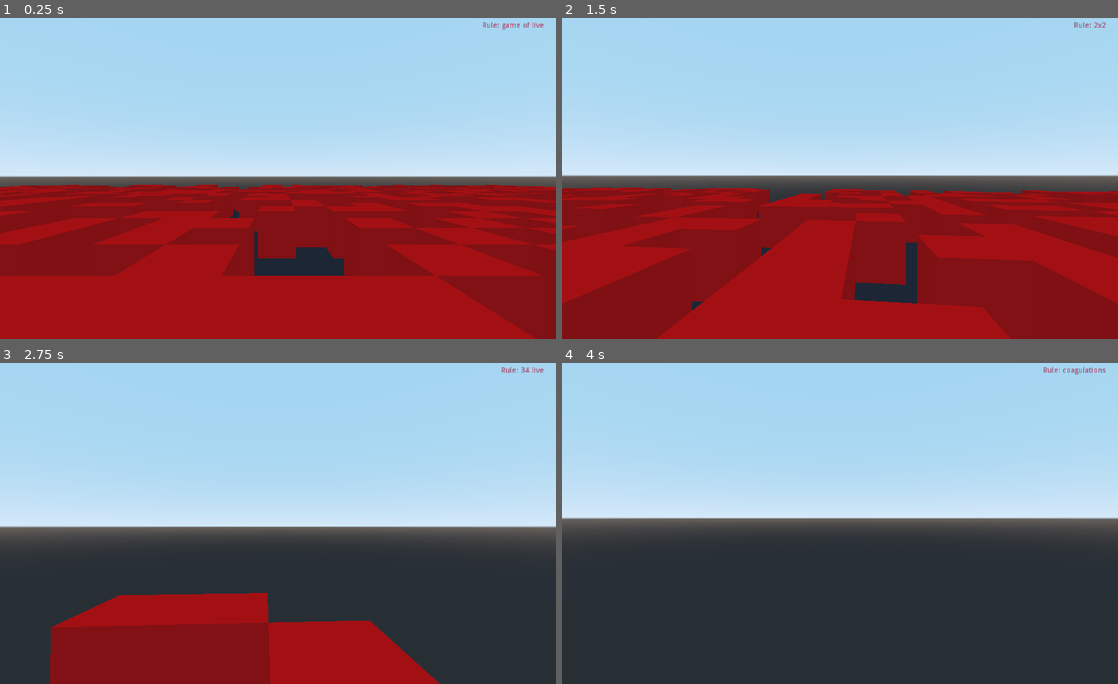
Above: before the commit, frames 1-4 (two rows, left to right).
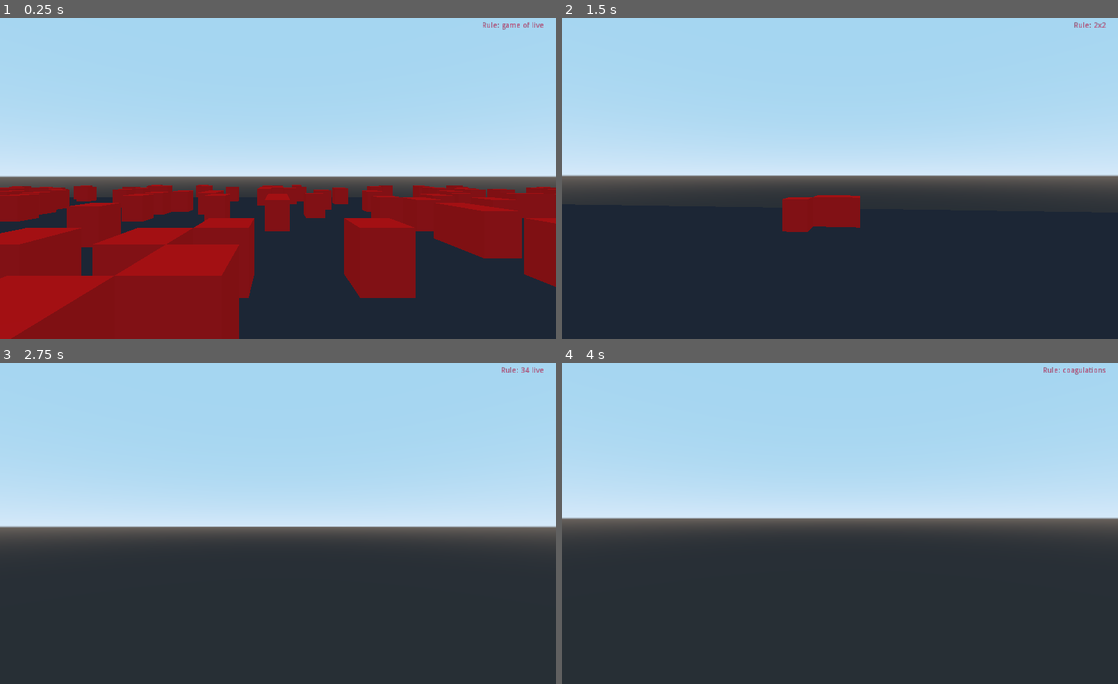
Above: after the commit, the same moments.

Repository: tdworowy/cellular_automata_the_game
Game: Godot game, scene res://main.tscn
Same seed, same stepped clock (60 frames per second), same inputs: the game is played once before the commit and once after it.
Inputs (mouse positions are in pixels of both pictures, inside the frame that each line leads up to):
- Up to frame 1 (0.25 s): no input
- Up to frame 2 (1.5 s): tap Enter at 0.5 s; move the mouse to (867, 175) at 0.52 s; hold 1 (game_of_live) 0.53-1.28 s; hold W (forward) from 0.53 s (still down); move the mouse to (812, 178) at 1.27 s; tap 4 (2x2) at 1.35 s
- Up to frame 3 (2.75 s): keep holding W (forward); tap 1 (game_of_live) at 1.55, 2.3 s; move the mouse to (289, 517) at 2.02 s; hold 5 (34_live) from 2.03 s (still down)
- Up to frame 4 (4 s): keep holding W (forward); move the mouse to (834, 526) at 2.77 s; release 5 (34_live) at 2.78 s; tap 3 (amoeba) at 2.85 s; tap 1 (game_of_live) at 3.05, 3.8 s; tap Space (up) at 3.5 s; move the mouse to (878, 526) at 3.52 s; hold 6 (coagulations) from 3.53 s (still down)

The runs differ from the first frame. In frame 1, 27% of the frame differs, in the area x 0-100%, y 51-100%; in frame 2, 44%, in the area x 0-100%, y 52-100%; in frame 3, 15%; in frame 4, nothing differs.

Commit message:
update

Diff:
--- a/scripts/Player.gd
+++ b/scripts/Player.gd
@@ -36,7 +36,7 @@
 	var right = global_transform.basis.x;
 	var up = global_transform.basis.y;
 
-	var relativeDirection = (forward * input.y + right*input.x + input.z * up);
+	var relativeDirection = (forward * input.y + right * input.x + input.z * up);
 	velocity.x = relativeDirection.x * moveSpeed
 	velocity.z = relativeDirection.z * moveSpeed
 	velocity.y = relativeDirection.y * moveSpeed
--- a/scripts/main.gd
+++ b/scripts/main.gd
@@ -71,23 +71,7 @@
 		x = floor_scale_x
 		z = z - (scale_z * 2)
 
-func _ready():
-	rule = cellular_automata.get_game_of_live_rules()
-	current_rule.set_text("Rule: game of live")
-	material = SpatialMaterial.new()
-	material.albedo_color = red
-
-	floor_scale_x = $floor.scale.x
-	floor_scale_z = $floor.scale.z
-
-	grid_x = floor_scale_x/scale_x
-	grid_z = floor_scale_z/scale_z
-
-	grid = cellular_automata.generate_grid(grid_x, grid_z, 0.4)
-	generate_boxes(grid, floor_scale_x, floor_scale_z, material)
-	set_visibility(grid, floor_scale_x, floor_scale_z)
-
-func _process(delta):
+func check_rules_imput():
 	if Input.is_action_pressed("game_of_live"):
 		current_rule.set_text("Rule: game of live")
 		rule = cellular_automata.get_game_of_live_rules()
@@ -120,6 +104,26 @@
 		current_rule.set_text("Rule: walled cities")
 		rule = cellular_automata.get_walled_cities_rules()
 
+func _ready():
+	rule = cellular_automata.get_game_of_live_rules()
+	current_rule.set_text("Rule: game of live")
+
+	material = SpatialMaterial.new()
+	material.albedo_color = red
+
+	floor_scale_x = $floor.scale.x
+	floor_scale_z = $floor.scale.z
+
+	grid_x = floor_scale_x/scale_x
+	grid_z = floor_scale_z/scale_z
+
+	grid = cellular_automata.generate_grid(grid_x, grid_z, 0.1)
+	generate_boxes(grid, floor_scale_x, floor_scale_z, material)
+	set_visibility(grid, floor_scale_x, floor_scale_z)
+
+func _process(delta):
+	check_rules_imput()
+
 
 
 func _on_Timer_timeout():
